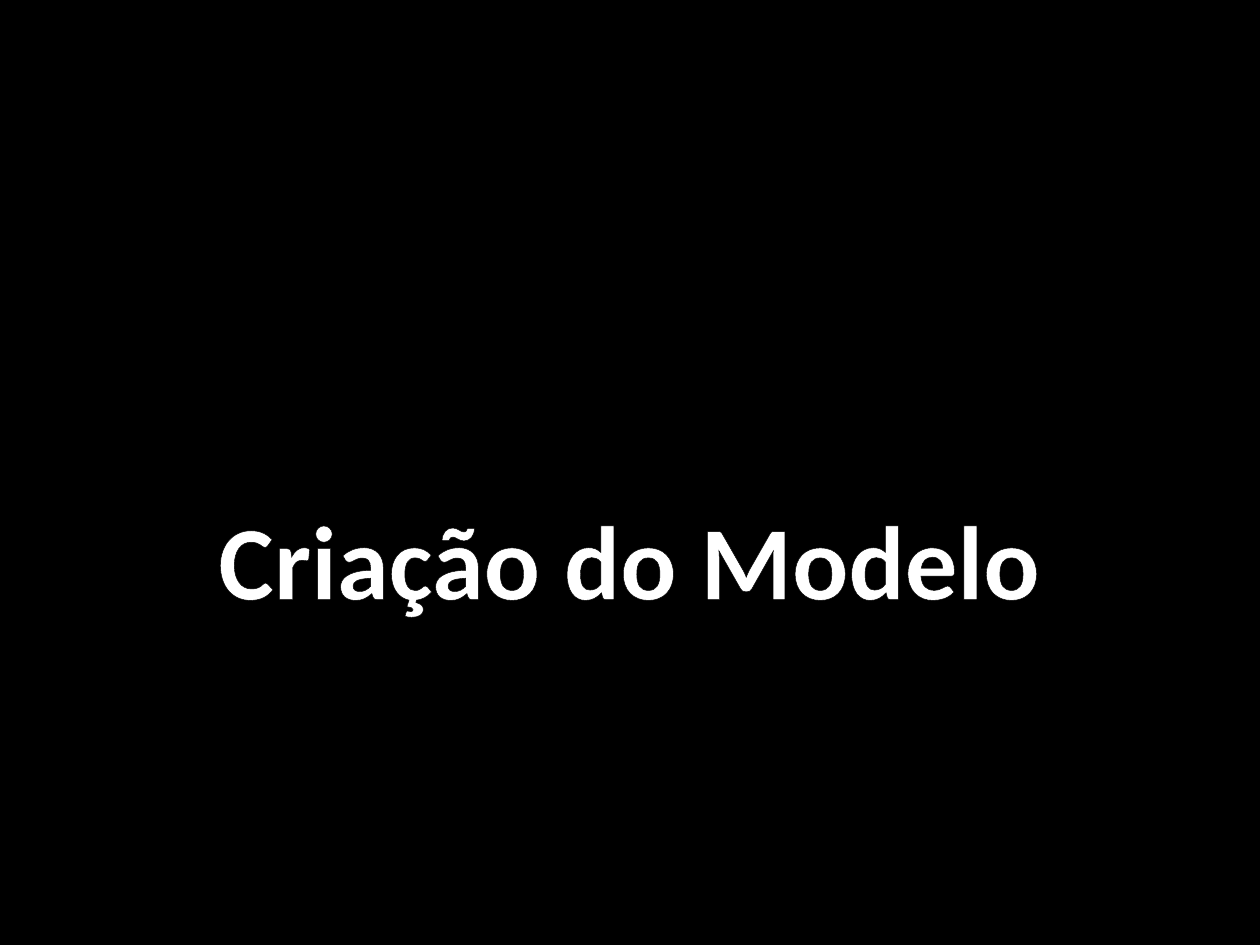
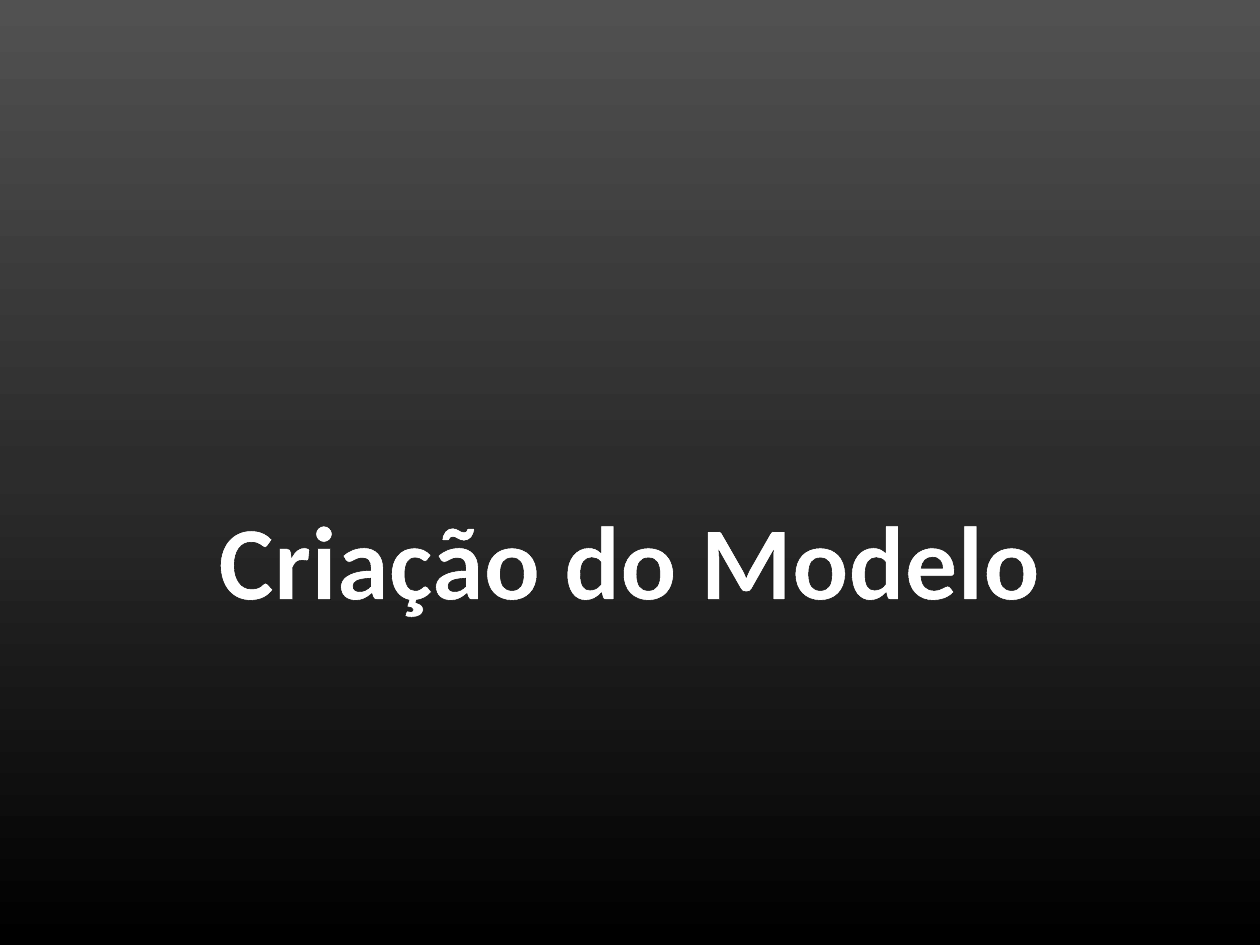
Before and after one commit to danisson/final-cg1, a slide deck: slide 3 of apresentação/Trabalho de CG1.pptx. Drawn at 1260x945 pixels with LibreOffice and Linux fonts; fonts in the diff are those of the drawing; background and template pictures are left out. Boxes give left, top, right and bottom in pixels: in the first picture for what was removed or moved away, otherwise in the second. Text is boxed around its words. In the diff, an @@ line names an element or a change of style, - is before the commit and + after.

```diff
--- a/apresentação/Trabalho de CG1.pptx
+++ b/apresentação/Trabalho de CG1.pptx
@@ background picture (left out) to gradient #515151 to #2E2E2E to #000000 @@
```
Also in this commit, not shown: 2 other slides changed, 4 slides added, 1 other file.
